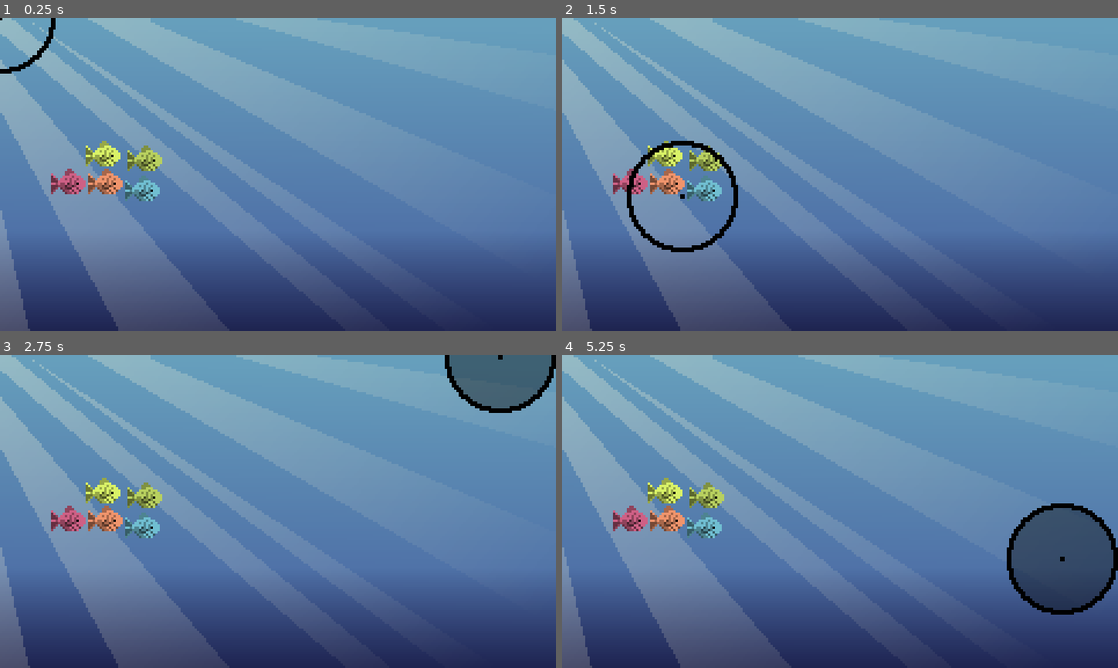
Above: before the commit, frames 1-4 (two rows, left to right).
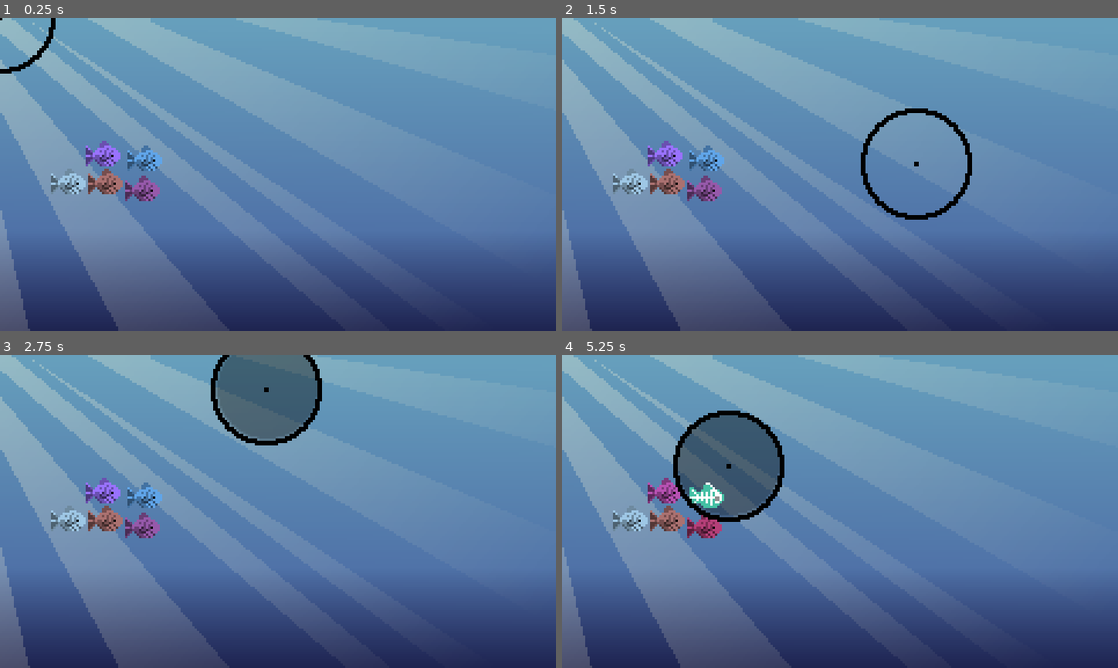
Above: after the commit, the same moments.

Repository: EpicBettaFish/Trijam-309
Game: Godot game, scene res://scenes/main.tscn
Two runs of this game, one before a commit and one after it. Both use one fixed random seed, a clock stepped at 60 frames per second and the inputs below.
Inputs (mouse positions are in pixels of both pictures, inside the frame that each line leads up to):
- Up to frame 1 (0.25 s): no input
- Up to frame 2 (1.5 s): tap Enter at 0.5 s; move the mouse to (962, 158) at 0.52 s; hold Right mouse button (scopeIn) 0.53-1.28 s; tap Space at 1.25 s; move the mouse to (728, 190) at 1.27 s; right-click (728, 190) at 1.35 s
- Up to frame 3 (2.75 s): tap Enter at 2 s; move the mouse to (333, 442) at 2.02 s; hold Right mouse button (scopeIn) from 2.03 s (still down)
- Up to frame 4 (5.25 s): tap Space at 2.75, 4.25 s; move the mouse to (812, 574) at 2.77 s; release Right mouse button (scopeIn) at 2.78 s; right-click (812, 574) at 2.85 s; tap Enter at 3.5 s; move the mouse to (1006, 558) at 3.52 s; hold Right mouse button (scopeIn) 3.53-4.28 s; move the mouse to (673, 464) at 4.27 s; right-click (673, 464) at 4.35 s; move the mouse to (867, 511) at 5.02 s; hold Right mouse button (scopeIn) from 5.03 s (still down)

The runs differ from the first frame. In frame 1, 1.7% of the frame differs, in the area x 9-30%, y 39-59%; in frame 2, 3.5%; in frame 3, 9.6%; in frame 4, 13%, in the area x 9-100%, y 17-83%.

Commit message:
finish scan

Diff:
--- a/new-game-project/project.godot
+++ b/new-game-project/project.godot
@@ -35,6 +35,10 @@
 ]
 }
 
+[layer_names]
+
+2d_physics/layer_2="Scannable"
+
 [rendering]
 
 textures/canvas_textures/default_texture_filter=0
--- a/new-game-project/scenes/fish.tscn
+++ b/new-game-project/scenes/fish.tscn
@@ -1,8 +1,9 @@
-[gd_scene load_steps=6 format=3 uid="uid://qfmtm64gcivj"]
+[gd_scene load_steps=7 format=3 uid="uid://qfmtm64gcivj"]
 
 [ext_resource type="Script" path="res://scripts/fish.gd" id="1_v8nme"]
 [ext_resource type="Texture2D" uid="uid://cxtxm3jovqxbj" path="res://assets/sprites/fish_small.png" id="1_w6hra"]
 [ext_resource type="Texture2D" uid="uid://cetwgcptb2stb" path="res://assets/sprites/fish_small_scan.png" id="3_501ak"]
+[ext_resource type="Texture2D" uid="uid://clwj78rlgik2w" path="res://assets/sprites/fish_skeleton.png" id="4_hdf83"]
 
 [sub_resource type="RectangleShape2D" id="RectangleShape2D_xdyl1"]
 size = Vector2(15, 11)
@@ -11,18 +12,27 @@
 light_mode = 2
 
 [node name="Fish" type="Area2D"]
+collision_layer = 0
+collision_mask = 2
 script = ExtResource("1_v8nme")
 
 [node name="CollisionShape2D" type="CollisionShape2D" parent="."]
 position = Vector2(-0.5, -0.5)
 shape = SubResource("RectangleShape2D_xdyl1")
 
-[node name="Sprite2D" type="Sprite2D" parent="."]
+[node name="FishSprite" type="Sprite2D" parent="."]
 texture = ExtResource("1_w6hra")
 
-[node name="BackBufferCopy" type="BackBufferCopy" parent="."]
+[node name="ScanFish" type="Node2D" parent="."]
 
-[node name="Sprite2D" type="Sprite2D" parent="BackBufferCopy"]
+[node name="ScanColor" type="Sprite2D" parent="ScanFish"]
 light_mask = 2
 material = SubResource("CanvasItemMaterial_iheg5")
 texture = ExtResource("3_501ak")
+
+[node name="ScanSkeleton" type="Sprite2D" parent="ScanFish"]
+light_mask = 2
+material = SubResource("CanvasItemMaterial_iheg5")
+texture = ExtResource("4_hdf83")
+
+[connection signal="area_entered" from="." to="." method="_on_area_entered"]
--- a/new-game-project/scenes/gun.tscn
+++ b/new-game-project/scenes/gun.tscn
@@ -1,8 +1,11 @@
-[gd_scene load_steps=4 format=3 uid="uid://bmgj6jtbjvvxl"]
+[gd_scene load_steps=5 format=3 uid="uid://bmgj6jtbjvvxl"]
 
 [ext_resource type="Script" path="res://scripts/gun.gd" id="1_10gnp"]
 [ext_resource type="Texture2D" uid="uid://ccjas05giliw2" path="res://assets/sprites/sight.png" id="2_elag3"]
 [ext_resource type="Texture2D" uid="uid://b17femnl3se6g" path="res://assets/sprites/sight_mask.png" id="2_fuvq2"]
+
+[sub_resource type="CircleShape2D" id="CircleShape2D_1j88a"]
+radius = 22.0227
 
 [node name="Gun" type="Node2D"]
 z_index = 1
@@ -19,3 +22,10 @@
 range_item_cull_mask = 2
 shadow_item_cull_mask = 2
 texture = ExtResource("2_fuvq2")
+
+[node name="SightArea" type="Area2D" parent="SightParent/Sight"]
+collision_layer = 2
+collision_mask = 0
+
+[node name="CollisionShape2D" type="CollisionShape2D" parent="SightParent/Sight/SightArea"]
+shape = SubResource("CircleShape2D_1j88a")
--- a/new-game-project/scripts/fish.gd
+++ b/new-game-project/scripts/fish.gd
@@ -1,6 +1,27 @@
 extends Area2D
 
+@onready var fishSprite: Sprite2D = $FishSprite
+@onready var fishScanSprite: Sprite2D = $ScanFish/ScanColor
+
+var enemy: bool = false
+var scanColor: Color = Color(0,1,0)
+
 func _ready():
-	modulate.r = randf_range(0.25,1)
-	modulate.g = randf_range(0.25,1)
-	modulate.b = randf_range(0.25,1)
+	var isEnemy = randi_range(1,3)
+	if isEnemy <= 2:
+		enemy = true
+		scanColor = Color(1,0,0)
+
+	print(isEnemy)
+
+	fishSprite.modulate.r = randf_range(0.25,0.80)
+	fishSprite.modulate.g = randf_range(0.25,0.80)
+	fishSprite.modulate.b = randf_range(0.25,1)
+
+	fishScanSprite.modulate = fishSprite.modulate
+
+
+func _on_area_entered(area):
+	var tween = create_tween().set_trans(Tween.TRANS_SINE)
+	tween.tween_property(fishSprite, "modulate", scanColor, 0.5)
+	tween.parallel().tween_property(fishScanSprite, "modulate", scanColor, 0.5)
--- a/new-game-project/scripts/gun.gd
+++ b/new-game-project/scripts/gun.gd
@@ -9,11 +9,13 @@
 @onready var sight: Sprite2D = $SightParent/Sight
 @onready var sightMask: PointLight2D = $SightParent/Sight/SightMask
 @onready var sightParent: Node2D = $SightParent
+@onready var sightArea: CollisionShape2D = $SightParent/Sight/SightArea/CollisionShape2D
 
 var scopeStartPos: Vector2
 
 func _ready():
 	sightMask.visible = false
+	sightArea.disabled = true
 
 
 func _unhandled_input(event) -> void:
@@ -25,15 +27,19 @@
 		sight.global_position = get_global_mouse_position()
 		if scopedIn:
 			sight.position = sight.position.limit_length(maxScopedMovement)
+		else:
+			sightParent.global_position = get_global_mouse_position()
 
 func scopeIn() -> void:
 	scopedIn = true
 	sightMask.visible = scopedIn
 	scopeStartPos = get_global_mouse_position()
-	sightParent.global_position = scopeStartPos
+	sightArea.disabled = false
 	Input.mouse_mode = Input.MOUSE_MODE_HIDDEN
 
 func scopeOut() -> void:
 	scopedIn = false
 	sightMask.visible = scopedIn
 	Input.mouse_mode = Input.MOUSE_MODE_VISIBLE
+	get_viewport().warp_mouse(sight.global_position)
+	sightArea.disabled = true
